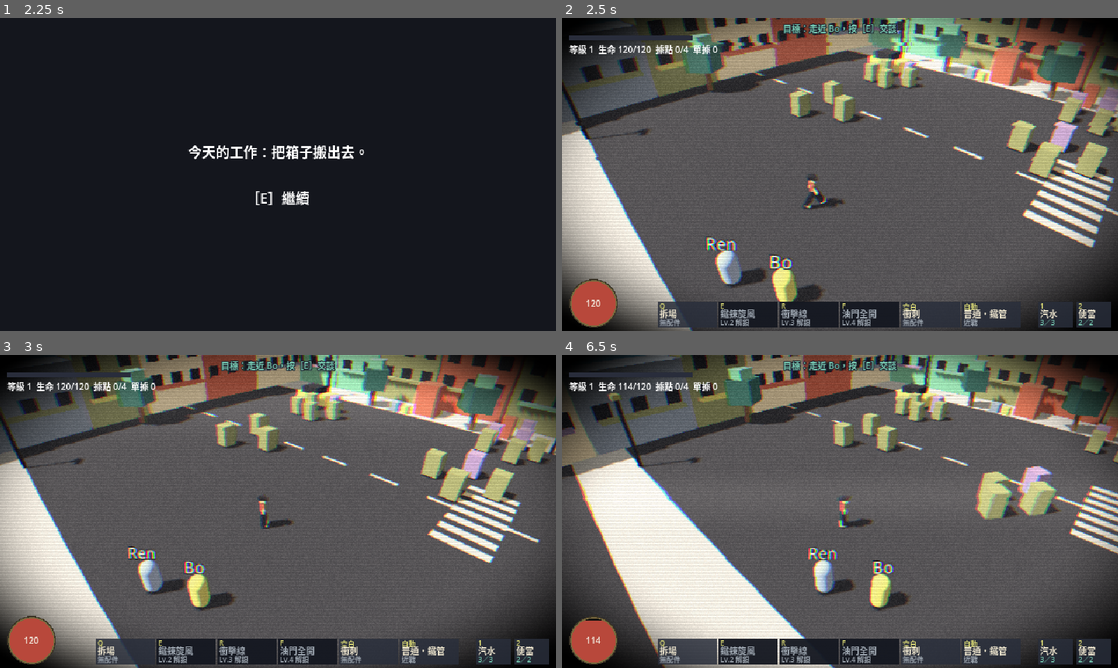
Above: before the commit, frames 1-4 (two rows, left to right).
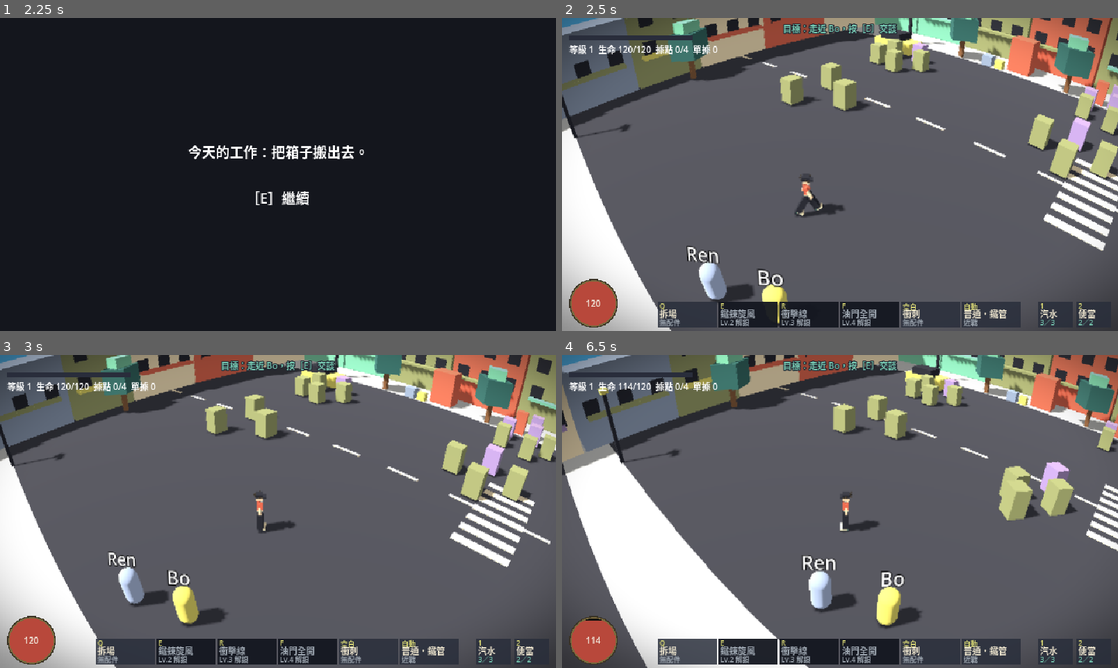
Above: after the commit, the same moments.

Repository: yauchai2/Game-Lab-2
Game: Godot game, scene res://game/title.tscn
Two runs of this game, one before a commit and one after it. Both use one fixed random seed, a clock stepped at 60 frames per second and the inputs below.
Inputs (mouse positions are in pixels of both pictures, inside the frame that each line leads up to):
- Up to frame 1 (2.25 s): click "新遊戲" at 0.5 s; click "選擇" at 1.25 s; tap Enter at 2 s; move the mouse to (400, 158) at 2.02 s; hold D from 2.03 s (still down); tap E at 2.1 s; click (400, 158) at 2.17 s
- Up to frame 2 (2.5 s): keep holding D; tap Space at 2.27 s
- Up to frame 3 (3 s): release D at 2.75 s; drag from (166, 527) to (250, 574) at 2.77 s
- Up to frame 4 (6.5 s): move the mouse to (895, 442) at 3.52 s; hold D 3.53-4.25 s; tap Keypad Enter at 3.6 s; drag from (812, 574) to (673, 464) at 4.27 s; move the mouse to (1006, 558) at 5.02 s; hold A 5.03-5.75 s; tap R at 5.1 s; tap Space at 5.27 s; drag from (673, 464) to (756, 433) at 5.77 s

Frame 1 is identical in both runs. In frame 2, 46% of the frame differs, in the area x 0-100%, y 0-100%; in frame 3, 45%; in frame 4, 47%.

Commit message:
濾鏡只保留魚眼鏡並加強；移除 VHS 色差、掃描線、噪點、抖動
Co-Authored-By: Claude Sonnet 5.5 <noreply@anthropic.com>
Claude-Session: https://claude.ai/code/session_018tqqU7rwEZ4u67toavQ9ri

Diff:
--- a/game/scripts/enemy.gd
+++ b/game/scripts/enemy.gd
@@ -46,7 +46,6 @@
 	HITFX.shake(self, 0.04 + minf(frac, 1.0) * 0.25)
 	if frac >= 0.2:
 		HITFX.hit_stop(get_tree(), 0.04)
-		HITFX.kick(0.3)
 	var base := Vector3.ONE
 	mesh.scale = Vector3(1.3, 0.75, 1.3)
 	var tw := create_tween()
@@ -108,7 +107,6 @@
 		HITFX.sparks(get_parent(), global_position + Vector3(0, 1.0, 0), base_color.lightened(0.3), 18, 1.6)
 		HITFX.hit_stop(get_tree(), 0.05)
 		HITFX.shake(self, 0.18)
-		HITFX.kick(0.5)
 		knockback *= 1.8
 		bar_back.visible = false
 		bar_fill.visible = false
--- a/game/scripts/vhs.gd
+++ b/game/scripts/fisheye.gd
@@ -1,26 +1,18 @@
 extends CanvasLayer
-## 全畫面 VHS 魚眼鏡效果：桶形變形、色差、掃描線、追蹤抖動、噪點、暈影。按 V 開關。
+## 全畫面魚眼鏡效果：桶形變形加邊緣微暗。按 V 開關。
 ## 世界與名牌會被扭曲，介面（HUD）不會。滑鼠瞄準用 warp_pos() 校正。
 
-const K := 0.10
+const K := 0.35
 static var enabled := true
-static var kick := 0.0
 
 var rect := ColorRect.new()
 var mat := ShaderMaterial.new()
-var time := 0.0
 
 const SHADER := """
 shader_type canvas_item;
 uniform sampler2D screen_tex : hint_screen_texture, filter_linear;
-uniform float k = 0.10;
+uniform float k = 0.35;
 uniform float aspect = 1.7778;
-uniform float t = 0.0;
-uniform float kick = 0.0;
-
-float hash(vec2 p) {
-	return fract(sin(dot(p, vec2(12.9898, 78.233))) * 43758.5453);
-}
 
 vec2 warp(vec2 uv) {
 	vec2 d = uv - 0.5;
@@ -33,28 +25,10 @@
 
 void fragment() {
 	vec2 uv = SCREEN_UV;
-	vec2 w = warp(uv);
-	// 追蹤抖動：偶爾有幾條橫帶左右偏移
-	float row = floor(uv.y * 90.0);
-	float glitch = step(0.985, hash(vec2(row, floor(t * 4.0)))) * (hash(vec2(row, t)) - 0.5) * 0.02;
-	// 慢速滾動的亮帶
-	float bar = smoothstep(0.0, 0.06, fract(uv.y * 0.6 - t * 0.05)) * (1.0 - smoothstep(0.06, 0.14, fract(uv.y * 0.6 - t * 0.05)));
-	w.x += glitch + kick * (hash(vec2(row, t * 20.0)) - 0.5) * 0.012 + sin(uv.y * 40.0 + t * 3.0) * 0.0006;
-	float ca = 0.0022 + bar * 0.002 + kick * 0.008;
-	vec3 col;
-	col.r = texture(screen_tex, clamp(w + vec2(ca, 0.0), 0.0, 1.0)).r;
-	col.g = texture(screen_tex, clamp(w, 0.0, 1.0)).g;
-	col.b = texture(screen_tex, clamp(w - vec2(ca, 0.0), 0.0, 1.0)).b;
-	// 掃描線與噪點
-	col *= 0.93 + 0.07 * sin(uv.y * 3.14159 * 360.0);
-	col += (hash(uv * vec2(640.0, 360.0) + fract(t) * 91.0) - 0.5) * 0.07;
-	col += bar * 0.05;
-	// 褪色與偏暖
-	float g = dot(col, vec3(0.3, 0.59, 0.11));
-	col = mix(col, vec3(g), 0.12) * vec3(1.03, 1.0, 0.95);
-	// 暈影
+	vec3 col = texture(screen_tex, clamp(warp(uv), 0.0, 1.0)).rgb;
+	// 鏡頭邊緣略暗
 	vec2 dv = uv - 0.5;
-	col *= 1.0 - smoothstep(0.25, 0.75, dot(dv, dv) * 1.6);
+	col *= 1.0 - smoothstep(0.3, 0.8, dot(dv, dv) * 1.5) * 0.45;
 	COLOR = vec4(col, 1.0);
 }
 """
@@ -70,12 +44,8 @@
 	rect.visible = enabled
 	add_child(rect)
 
-func _process(delta: float) -> void:
-	time += delta
-	mat.set_shader_parameter("t", time)
+func _process(_delta: float) -> void:
 	mat.set_shader_parameter("k", K)
-	kick = move_toward(kick, 0.0, delta * 3.0)
-	mat.set_shader_parameter("kick", kick)
 	rect.visible = enabled
 
 func _unhandled_input(event: InputEvent) -> void:
--- a/game/scripts/hitfx.gd
+++ b/game/scripts/hitfx.gd
@@ -1,7 +1,6 @@
 extends RefCounted
-## 打擊感小工具：火花、頓幀、鏡頭震動、VHS 畫面衝擊。
+## 打擊感小工具：火花、頓幀、鏡頭震動。
 
-const VHS := preload("res://game/scripts/vhs.gd")
 static var stopping := false
 
 static func sparks(world: Node, pos: Vector3, color: Color, amount := 8, power := 1.0) -> void:
@@ -42,6 +41,3 @@
 	var cam := world.get_viewport().get_camera_3d()
 	if cam and cam.has_method("add_shake"):
 		cam.add_shake(amount)
-
-static func kick(amount: float) -> void:
-	VHS.kick = maxf(VHS.kick, amount)
--- a/game/scripts/jax.gd
+++ b/game/scripts/jax.gd
@@ -53,7 +53,7 @@
 const PROGRESS := preload("res://game/scripts/progress.gd")
 const SFX := preload("res://game/scripts/sfx.gd")
 const FLOATY := preload("res://game/scripts/floaty.gd")
-const VHS := preload("res://game/scripts/vhs.gd")
+const FISHEYE := preload("res://game/scripts/fisheye.gd")
 const HITFX := preload("res://game/scripts/hitfx.gd")
 const SKYE_MODEL := preload("res://assets/characters/skye.glb")
 
@@ -494,7 +494,6 @@
 	hurt_flash = 0.4
 	HITFX.sparks(get_parent(), global_position + Vector3(0, 1.0, 0), ELEMENT_COLORS.get(element, Color("CC6657")), 10, 1.2)
 	HITFX.shake(self, 0.3)
-	HITFX.kick(1.0)
 	HITFX.hit_stop(get_tree(), 0.05)
 	SFX.play(self, "death" if hp == 0 else "hurt", -3.0)
 	if hp == 0:
@@ -550,7 +549,7 @@
 	return v.normalized()
 
 func _pick_point(screen_pos: Vector2) -> Variant:
-	screen_pos = VHS.warp_pos(screen_pos, get_viewport().get_visible_rect().size)
+	screen_pos = FISHEYE.warp_pos(screen_pos, get_viewport().get_visible_rect().size)
 	var camera := get_viewport().get_camera_3d()
 	var from := camera.project_ray_origin(screen_pos)
 	var to := from + camera.project_ray_normal(screen_pos) * 100.0
@@ -761,8 +760,6 @@
 		if cam and cam.has_method("add_shake"):
 			cam.add_shake(minf(0.15 + hit_count * 0.05, 0.4))
 	HITFX.sparks(get_parent(), center + Vector3(0, 0.3, 0), Color("E6D26A"), 14 + mini(hit_count * 2, 14), 1.8)
-	if hit_count > 0:
-		HITFX.kick(0.5)
 	_spawn_shockwave(center, radius)
 
 func _explode(pos: Vector3, radius: float, dmg: int) -> void:
--- a/game/scripts/loot_labels.gd
+++ b/game/scripts/loot_labels.gd
@@ -1,7 +1,7 @@
 extends CanvasLayer
 ## 掉落物名牌（仿 PoE 2）：地上的配件與裝備顯示為深色名牌，文字按稀有度上色，互相疊排不重疊。
 
-const VHS := preload("res://game/scripts/vhs.gd")
+const FISHEYE := preload("res://game/scripts/fisheye.gd")
 const RARITY_COLORS := [Color("F4F0E4"), Color("9FB6E8"), Color("D6D573")]
 const LABEL_H := 13.0
 const PAD := 6.0
@@ -51,7 +51,7 @@
 func _input(event: InputEvent) -> void:
 	if get_tree().paused or not (event is InputEventMouseButton and event.pressed and event.button_index == MOUSE_BUTTON_LEFT):
 		return
-	var m: Vector2 = VHS.warp_pos(event.position, get_viewport().get_visible_rect().size)
+	var m: Vector2 = FISHEYE.warp_pos(event.position, get_viewport().get_visible_rect().size)
 	for p in labels.keys():
 		var panel: Panel = labels[p]
 		if is_instance_valid(p) and panel.visible and Rect2(panel.position, panel.size).has_point(m):
--- a/game/scripts/main.gd
+++ b/game/scripts/main.gd
@@ -63,9 +63,9 @@
 	var loot_labels := CanvasLayer.new()
 	loot_labels.set_script(preload("res://game/scripts/loot_labels.gd"))
 	add_child(loot_labels)
-	var vhs := CanvasLayer.new()
-	vhs.set_script(preload("res://game/scripts/vhs.gd"))
-	add_child(vhs)
+	var fisheye := CanvasLayer.new()
+	fisheye.set_script(preload("res://game/scripts/fisheye.gd"))
+	add_child(fisheye)
 	add_child(music)
 	music.volume_db = MUSIC_DB
 	_play_music("explore")
Not shown, changed: docs/guides/godot-setup.md
